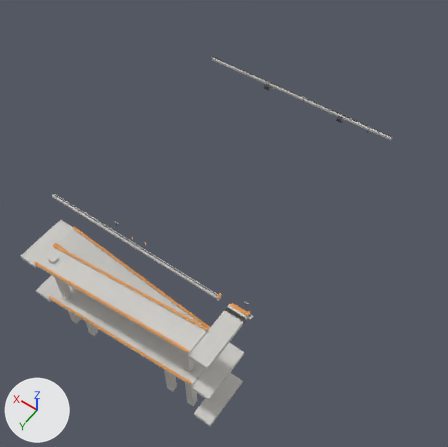
Before and after pictures for a commit that changed the FBX model Assets/_Project/04.Art/02.Models/Megastructure/SM_Mega_Ramp.fbx.
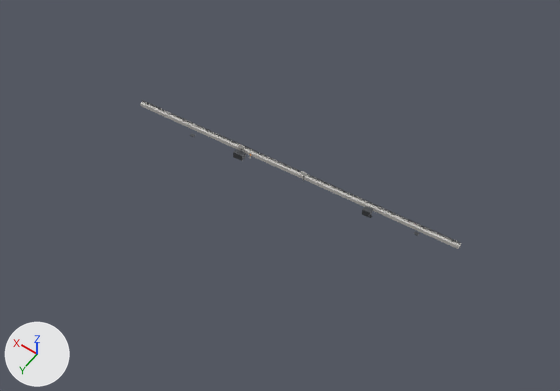
Each version is shown whole from a camera (50 mm lens) standing at (-89.5, 128.4, 201.6) and looking at (-0.1, 3.3, 5.1), then close up on the part from 30% to 100% of the width and 0% to 49% of the height. Arrows for +X, +Y and +Z are at lower left; the lights stay in place. The first two pictures are the older version. Where no turn or scale is listed for an object, it has been applied to the vertices.

In view in the first close-up: 'SM_Mega_Ramp'.
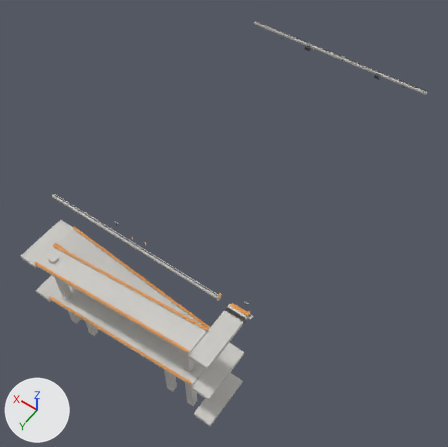
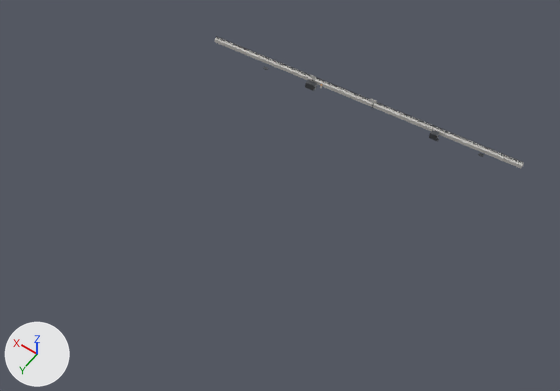
The newer file is also turned or shifted as a whole; pictures and numbers use the older file's frame.

Where the change shows, as pixel boxes [x1, y1, x2, y2] in the close-ups (560 x 391 px; the box of a moved part takes in the faces that stretch with it):
'SM_Mega_Ramp', reshaped: before [140, 100, 461, 249]; after [215, 36, 524, 168]
part 1 of me_sm_mega_ramp, moved or reshaped: before [140, 102, 461, 249]; after [215, 38, 524, 168]
part 2 of me_sm_mega_ramp, moved or reshaped: before [142, 101, 461, 244]; after [216, 37, 522, 163]
part 3 of me_sm_mega_ramp, moved or reshaped: before [142, 100, 461, 243]; after [216, 36, 522, 162]
part 4 of me_sm_mega_ramp, moved or reshaped: before [147, 102, 420, 236]; after [221, 38, 484, 157]

What the commit changed:
me_sm_mega_ramp is used by ob_sm_mega_ramp; location (0.0, 0.0, 0.0).
me_sm_mega_ramp had 896 vertices, 672 faces and spanned x -42.0..42.0, y -48.0..68.2, z -16.0..38.0.
me_sm_mega_ramp now has 896 vertices, 672 faces and spans x -42.0..42.0, y -80.0..68.2, z -16.0..38.0.
me_sm_mega_ramp part 1: the loose piece of 8 vertices spanning x -42.0..42.0, y -48.0..-46.8, z 35.2..36.0 is moved by (0.0, -32.0, 0.0).
me_sm_mega_ramp part 2: the loose piece of 8 vertices spanning x -42.0..42.0, y -47.5..-47.3, z 36.2..36.4 is moved by (0.0, -32.0, 0.0).
me_sm_mega_ramp part 3: the loose piece of 8 vertices spanning x -42.0..42.0, y -47.5..-47.3, z 36.5..36.6 is moved by (0.0, -32.0, 0.0).
me_sm_mega_ramp part 4: 112 of the vertices in x -33.1..40.3, y -47.5..-44.0, z 35.2..38.0 are moved by (0.0, -32.0, 0.0).
Other edits to the shape of me_sm_mega_ramp do not show in these pictures.
